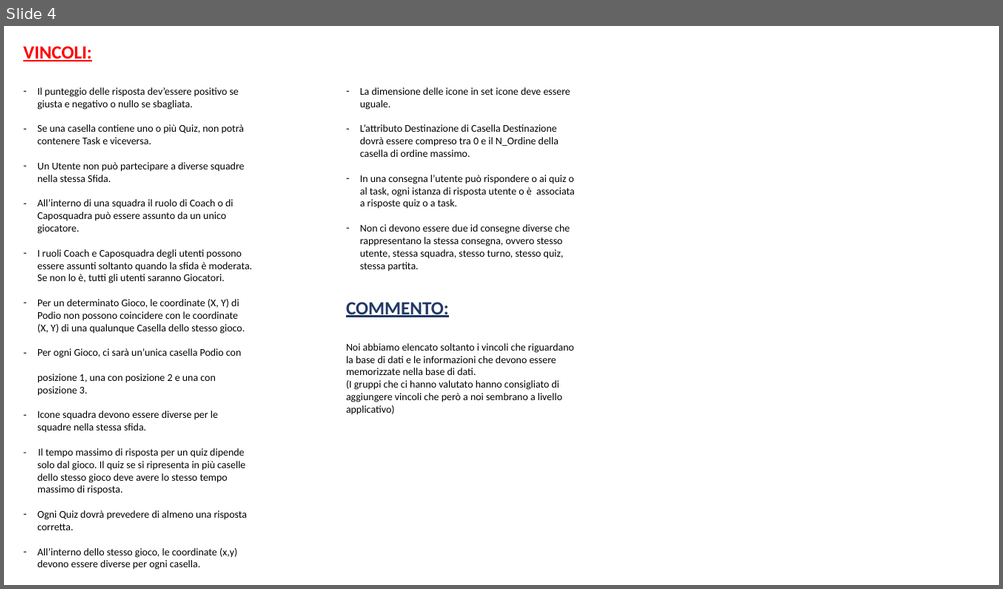
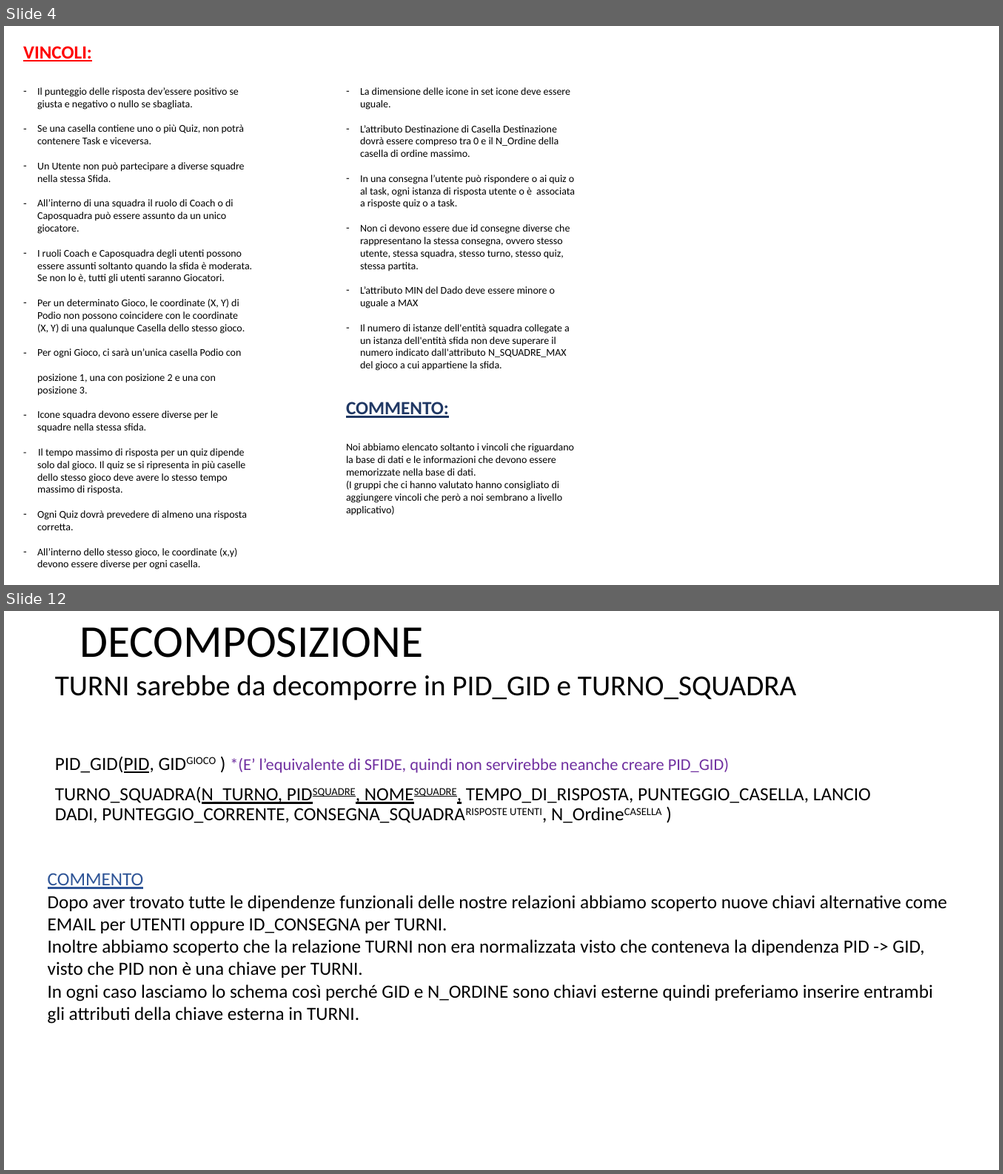
Before and after one commit to DavideGit-cs/BD_Progetto_Gruppo11, a slide deck: Vincoli_Domini_BDProgetto_finale.pptx. Shown one above the other, each under a label of ours: slide 4 before the commit, slides 4 and 12 after it; the slides between them are not shown. The pictures are 1003x589 and 1003x1174 pixels, drawn with LibreOffice and Linux fonts; fonts in the diff are those of the drawing. Boxes give left, top, right and bottom in pixels: in the first picture for what was removed or moved away, otherwise in the second. Text is boxed around its words. In the diff, an @@ line names an element or a change of style, - is before the commit and + after.

```diff
--- a/Vincoli_Domini_BDProgetto_finale.pptx
+++ b/Vincoli_Domini_BDProgetto_finale.pptx
@@ slide 12 added at (4,611,999,1170), background #FFFFFF @@
@@ title added at (79,627,423,658), 44 pt, text #000000 @@
+DECOMPOSIZIONE
@@ text added at (55,675,871,823), 18 pt, text #000000 @@
+TURNI sarebbe da decomporre in PID_GID e TURNO_SQUADRA
+PID_GID(PID, GIDGIOCO ) *(E’ l’equivalente di SFIDE, quindi non servirebbe neanche creare PID_GID)
+TURNO_SQUADRA(N_TURNO, PIDSQUADRE, NOMESQUADRE, TEMPO_DI_RISPOSTA, PUNTEGGIO_CASELLA, LANCIO DADI, PUNTEGGIO_CORRENTE, CONSEGNA_SQUADRARISPOSTE UTENTI, N_OrdineCASELLA )
@@ text added at (48,873,947,1024), 18 pt, text #000000 @@
+COMMENTO
+Dopo aver trovato tutte le dipendenze funzionali delle nostre relazioni abbiamo scoperto nuove chiavi alternative come
+EMAIL per UTENTI oppure ID_CONSEGNA per TURNI.
+Inoltre abbiamo scoperto che la relazione TURNI non era normalizzata visto che conteneva la dipendenza PID -> GID, visto che PID non è una chiave per TURNI.
+In ogni caso lasciamo lo schema così perché GID e N_ORDINE sono chiavi esterne quindi preferiamo inserire entrambi gli attributi della chiave esterna in TURNI.
@@ slide 4 changed as well @@
@@ text at (360,286,569,371): paragraphs added @@
+– L’attributo MIN del Dado deve essere minore o uguale a MAX
+– Il numero di istanze dell'entità squadra collegate a un istanza dell'entità sfida non deve superare il numero indicato dall'attributo N_SQUADRE_MAX del gioco a cui appartiene la sfida.
@@ text "COMMENTO:": place and size @@
-text "COMMENTO:" at (346,302,574,415)
+text "COMMENTO:" at (346,402,574,516)
```
Also in this commit, not shown: 2 other slides changed, 14 other slides added, 1 slide removed, 1 other file.
